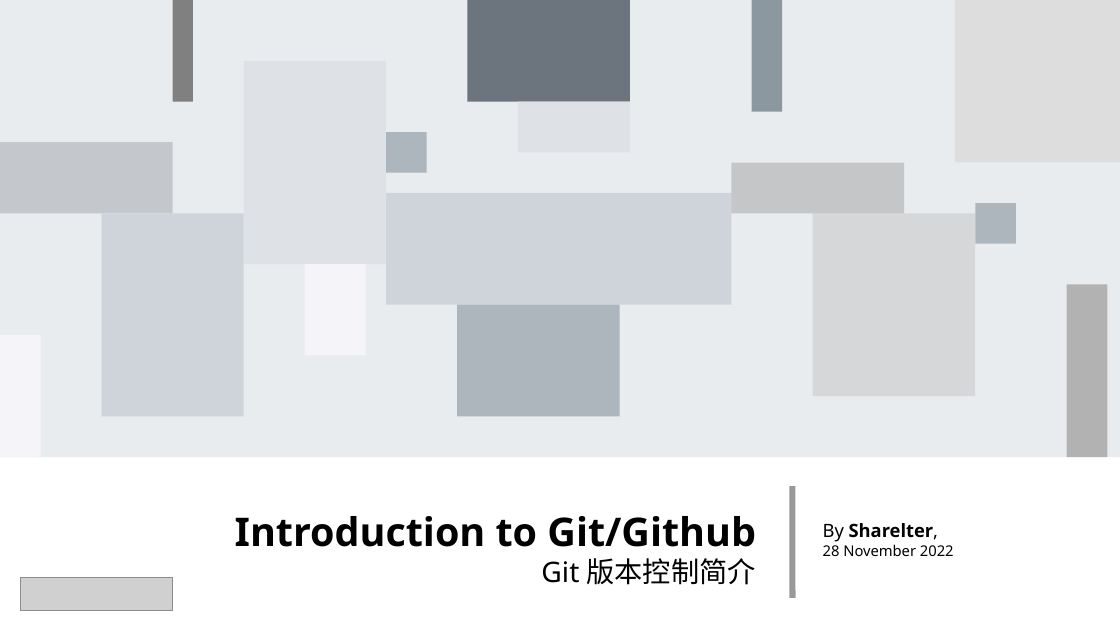
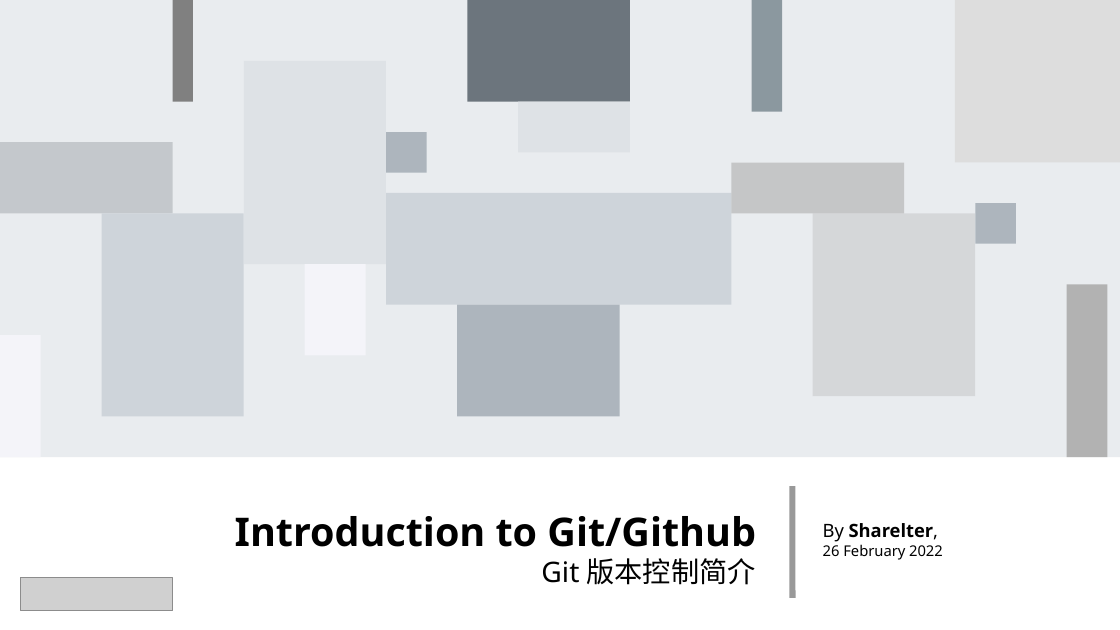
Before and after one commit to qlu-mirrors/Weeklyparty, a slide deck: slide 1 of resources/Git-梁一博.odp. Drawn at 1120x630 pixels with LibreOffice and Linux fonts; fonts in the diff are those of the drawing; grey boxes stand for pictures. Boxes give left, top, right and bottom in pixels: in the first picture for what was removed or moved away, otherwise in the second. Text is boxed around its words. In the diff, an @@ line names an element or a change of style, - is before the commit and + after.

Commit message:
modified git slide

```diff
--- a/resources/Git-梁一博.odp
+++ b/resources/Git-梁一博.odp
@@ text at (823, 544, 943, 560): text changed @@
-28 November 2022
+26 February 2022
```
